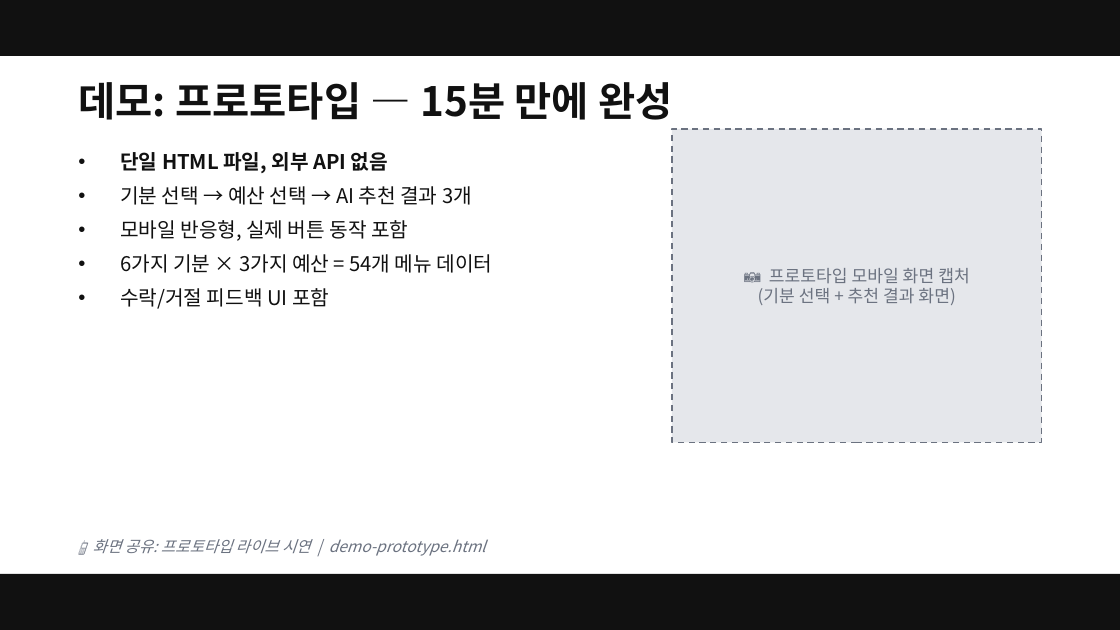
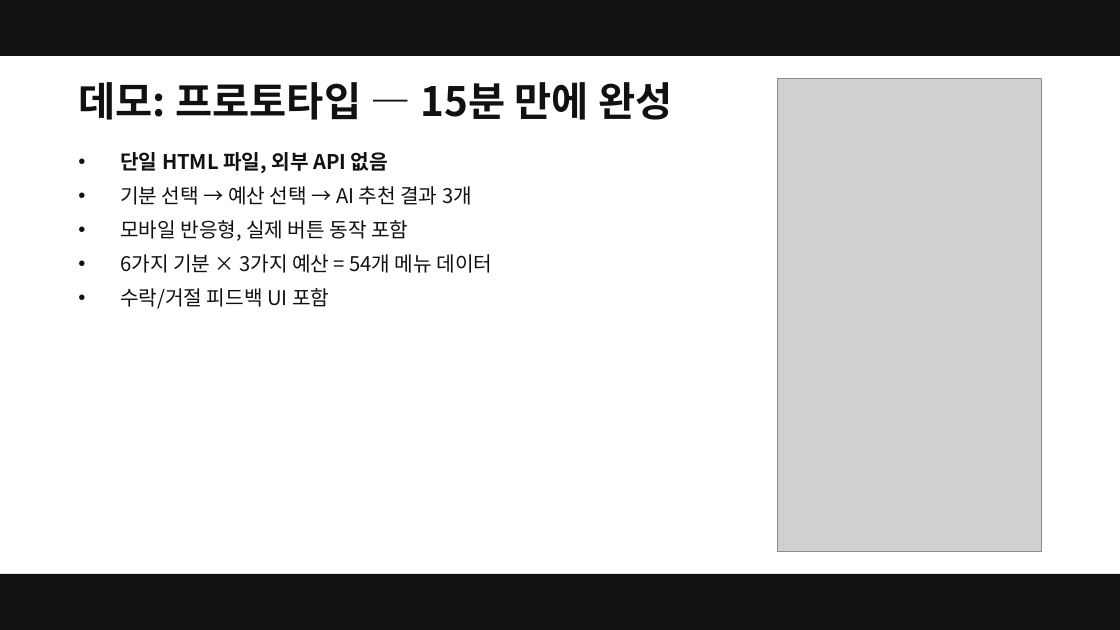
Before and after one commit to smilesjcha/ai-native-pm, a slide deck: slide 20 of projects/26Q3_Fastcampus-Lecture/assets/pptx/ai-native-pm-lecture.pptx. Drawn at 1120x630 pixels with LibreOffice and Linux fonts; fonts in the diff are those of the drawing; grey boxes stand for pictures. Boxes give left, top, right and bottom in pixels: in the first picture for what was removed or moved away, otherwise in the second. Text is boxed around its words. In the diff, an @@ line names an element or a change of style, - is before the commit and + after.

```diff
--- a/projects/26Q3_Fastcampus-Lecture/assets/pptx/ai-native-pm-lecture.pptx
+++ b/projects/26Q3_Fastcampus-Lecture/assets/pptx/ai-native-pm-lecture.pptx
@@ picture added at <box>777,78,1042,552</box> @@
@@ rectangle removed at <box>672,129,1042,442</box> @@
@@ text removed at <box>758,268,970,305</box> @@
-📷 프로토타입 모바일 화면 캡처
-(기분 선택 + 추천 결과 화면)
@@ text removed at <box>93,539,486,556</box> @@
-📱 화면 공유: 프로토타입 라이브 시연 | demo-prototype.html
```
Also in this commit, not shown: 27 other slides changed, 1 slide added, 1 other file.
